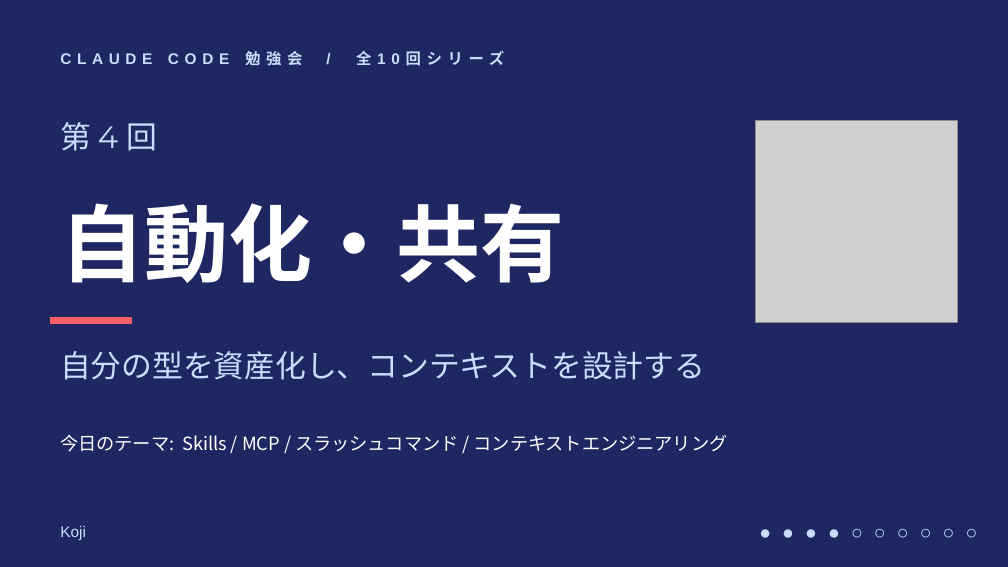
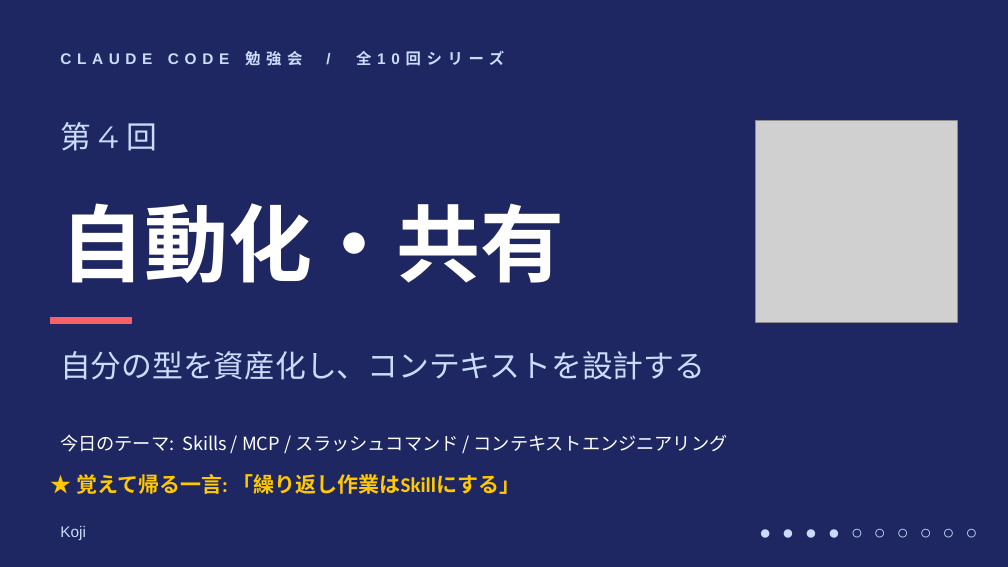
Before and after one commit to ktsuchida11/ClaudeWorkshop, a slide deck: slide 1 of session4/session4_full.pptx. Drawn at 1008x567 pixels with LibreOffice and Linux fonts; fonts in the diff are those of the drawing; grey boxes stand for pictures. Boxes give left, top, right and bottom in pixels: in the first picture for what was removed or moved away, otherwise in the second. Text is boxed around its words. In the diff, an @@ line names an element or a change of style, - is before the commit and + after.

```diff
--- a/session4/session4_full.pptx
+++ b/session4/session4_full.pptx
@@ text added at (76,474,521,494), 15 pt, text #FFC800, bold @@
+★ 覚えて帰る一言: 「繰り返し作業はSkillにする」
```
Also in this commit, not shown: 3 other slides changed, 1 slide added, 1 other file.
